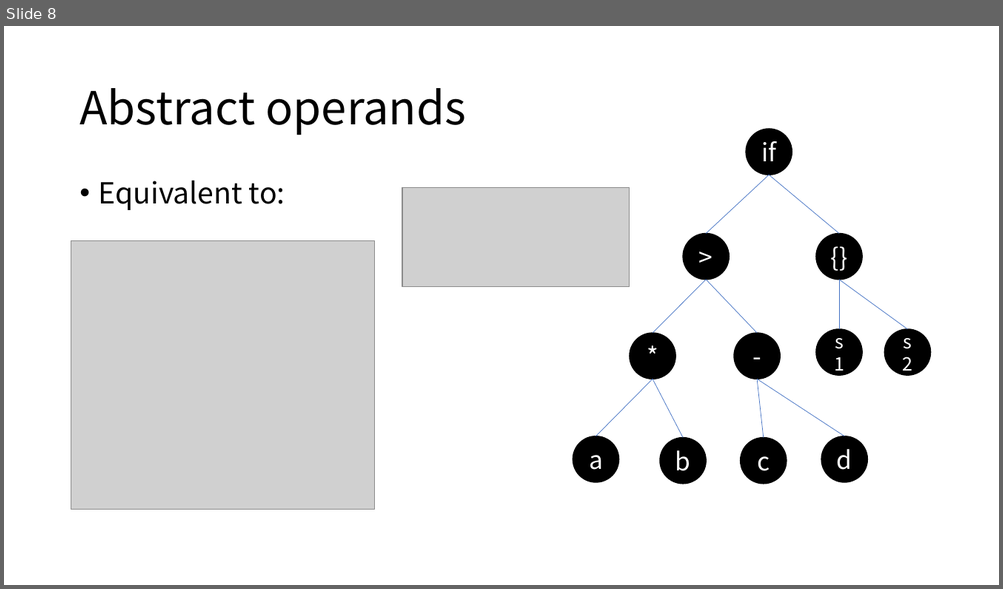
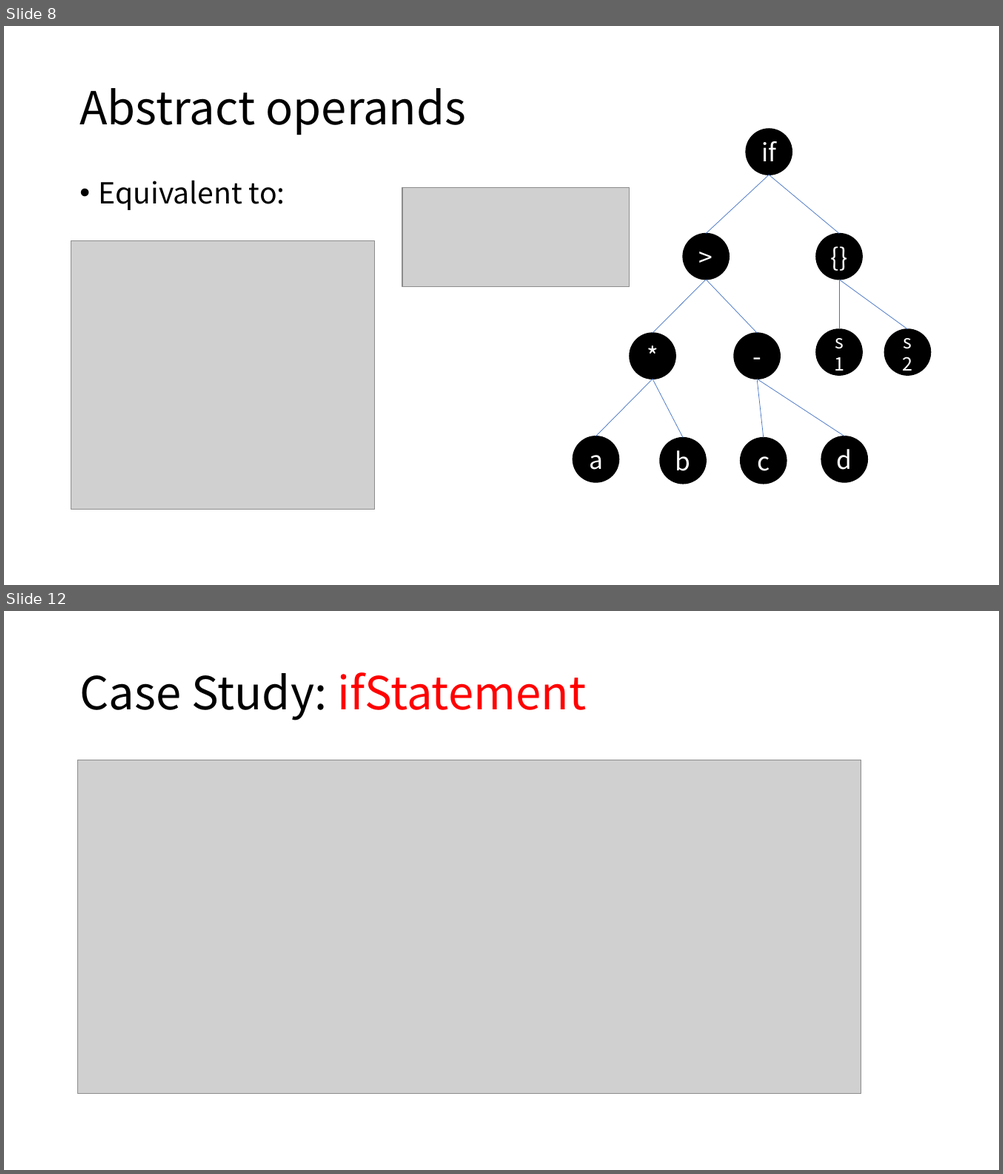
Before and after one commit to jisuansiwei2017/SDCT-2017-Fall, a slide deck: weekly_report/group2/第8周汇报.pptx. Shown one above the other, each under a label of ours: slide 8 before the commit, slides 8 and 12 after it; the slides between them are not shown. The pictures are 1003x589 and 1003x1174 pixels, drawn with LibreOffice and Linux fonts; fonts in the diff are those of the drawing; grey boxes stand for pictures. Boxes give left, top, right and bottom in pixels: in the first picture for what was removed or moved away, otherwise in the second. Text is boxed around its words. In the diff, an @@ line names an element or a change of style, - is before the commit and + after.

```diff
--- a/weekly_report/group2/第8周汇报.pptx
+++ b/weekly_report/group2/第8周汇报.pptx
@@ slide 12 added at bbox=[4, 611, 999, 1170], background #FFFFFF @@
@@ title added at bbox=[79, 672, 586, 721], 44 pt, text #FF0000 @@
+Case Study: ifStatement
@@ picture added at bbox=[78, 760, 861, 1094] @@
```
Also in this commit, not shown: 1 slide changed, 5 other slides added.
